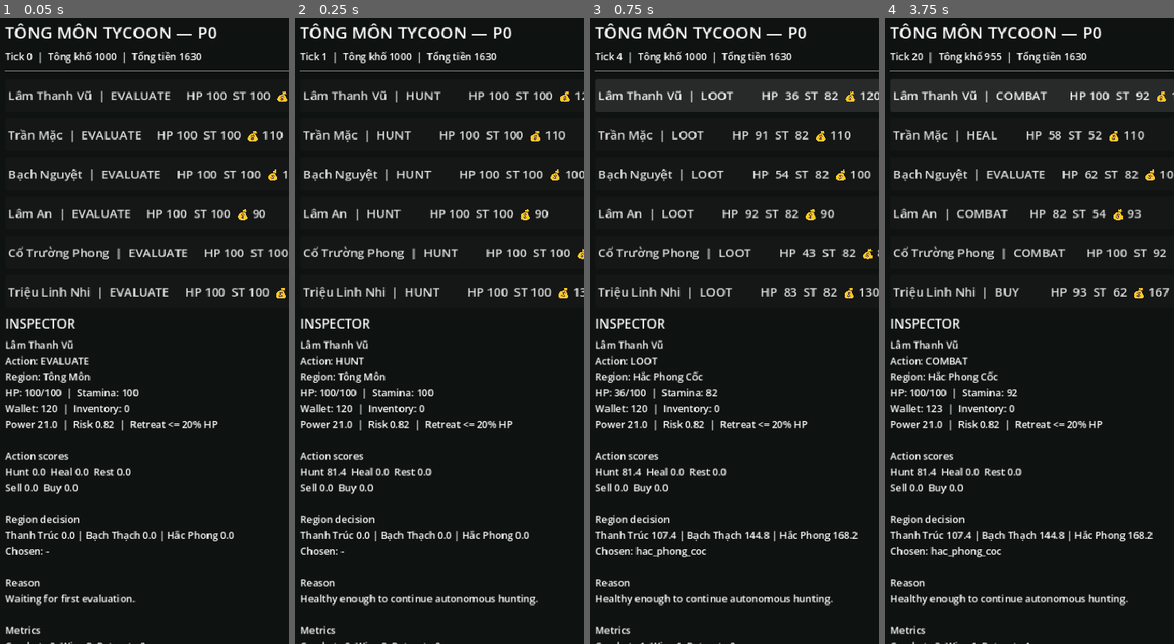
Above: before the commit, frames 1-4 (left to right).
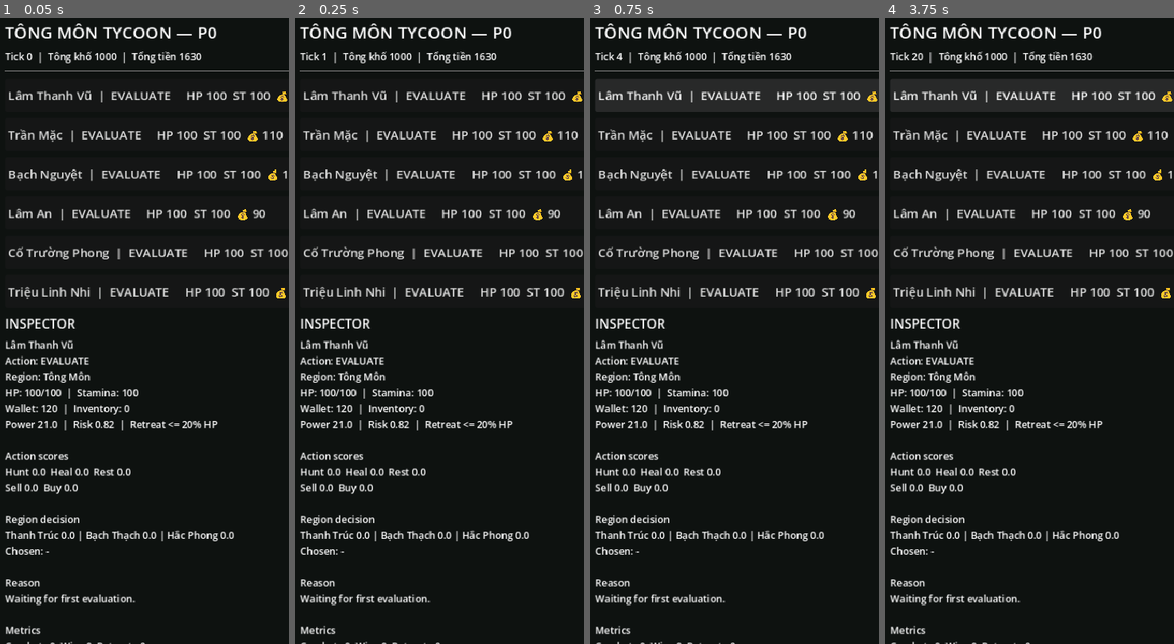
Above: after the commit, the same moments.

Repository: vuanhtuan161094-byte/TongMonBaDao
Game: Godot game, scene res://scenes/p0/p0_sandbox.tscn
Same seed, same stepped clock (60 frames per second), same inputs: the game is played once before the commit and once after it.
Inputs (mouse positions are in pixels of both pictures, inside the frame that each line leads up to):
- Up to frame 1 (0.05 s): no input
- Up to frame 2 (0.25 s): no input
- Up to frame 3 (0.75 s): click (751, 93) at 0.5 s, where only the run before the commit has a clickable "Lâm Thanh Vũ | TRAVEL HP 100 …"
- Up to frame 4 (3.75 s): click (1041, 93) at 1.25 s, where only the run before the commit has a clickable "Lâm Thanh Vũ | HUNT HP 36 ST …"; click (1035, 93) at 2 s, where only the run before the commit has a clickable "Lâm Thanh Vũ | HEAL HP 10 ST …"; click (1052, 93) at 2.75 s, where only the run before the commit has a clickable "Lâm Thanh Vũ | EVALUATE HP 10…"; click (1046, 93) at 3.5 s, where only the run before the commit has a clickable "Lâm Thanh Vũ | TRAVEL HP 100 …"

Frame 1 is identical in both runs. In frame 2, 4.7% of the frame differs, in the area x 1-100%, y 11-94%; in frame 3, 5.9%, in the area x 1-100%, y 11-100%; in frame 4, 5.5%.
Error after the commit: Invalid access to property or key 'p1_organization_enabled' on a base object of type 'RefCounted (SimulationState)'. (res://src/simulation/ai/decision_system.g…

Commit message:
feat: connect P1.5 organization to decisions

Diff:
--- a/godot/src/simulation/ai/decision_system.gd
+++ b/godot/src/simulation/ai/decision_system.gd
@@ -6,6 +6,7 @@
 
 var relationship_system := RelationshipSystem.new()
 var memory_system := MemorySystem.new()
+var organization_system := OrganizationSystem.new()
 
 func evaluate(state: SimulationState, disciple: DiscipleState) -> Dictionary:
 	var hp_ratio := disciple.hp / maxf(disciple.max_hp, 1.0)
@@ -28,6 +29,8 @@
 
 	if state.p1_goal_personality_enabled:
 		_apply_goal_modifiers(scores, disciple.active_goal)
+	if state.p1_organization_enabled:
+		organization_system.apply_action_role_modifiers(state, disciple, scores)
 
 	var chosen: StringName = &"HUNT"
 	var reason := "Healthy enough to continue autonomous hunting."
@@ -60,7 +63,10 @@
 			reason = "Returned with loot to liquidate."
 		elif state.p1_goal_personality_enabled:
 			chosen = _choose_p1_sect_action(scores, disciple)
-			reason = "P1.1 utility choice shaped by personality goal %s." % str(disciple.active_goal)
+			if state.p1_organization_enabled:
+				reason = "Utility choice shaped by goal plus assigned organizational role."
+			else:
+				reason = "P1.1 utility choice shaped by personality goal %s." % str(disciple.active_goal)
 		elif disciple.stamina < 78.0 and disciple.wallet >= EconomySystem.SUPPLY_FEE and buy_score >= 10.0:
 			chosen = &"BUY"
 			reason = "Behavior profile accepts buying recovery supplies."
@@ -74,6 +80,10 @@
 		"personality_id": str(disciple.personality_id),
 		"active_goal": str(disciple.active_goal)
 	}
+	if state.p1_organization_enabled:
+		result["organization_role"] = str(organization_system.role_for_disciple(state, disciple.id))
+		var team := organization_system.team_for_disciple(state, disciple.id)
+		result["team_id"] = str(team.id) if team != null else ""
 	disciple.last_decision = result.duplicate(true)
 	return result
 
@@ -83,6 +93,7 @@
 	var region_scores: Dictionary = {}
 	var social_scores: Dictionary = {}
 	var memory_scores: Dictionary = {}
+	var organization_scores: Dictionary = {}
 
 	for region_value in state.regions.values():
 		var region: RegionState = region_value
@@ -104,9 +115,15 @@
 			memory_modifier = memory_system.region_memory_modifier(state, disciple, region.id)
 			score += memory_modifier
 
+		var organization_modifier := 0.0
+		if state.p1_organization_enabled:
+			organization_modifier = organization_system.region_organization_modifier(state, disciple, region)
+			score += organization_modifier
+
 		region_scores[str(region.id)] = score
 		social_scores[str(region.id)] = social_modifier
 		memory_scores[str(region.id)] = memory_modifier
+		organization_scores[str(region.id)] = organization_modifier
 
 		if score > best_score:
 			best_score = score
@@ -116,8 +133,12 @@
 	disciple.last_decision["social_region_scores"] = social_scores
 	if state.p1_memory_enabled:
 		disciple.last_decision["memory_region_scores"] = memory_scores
+	if state.p1_organization_enabled:
+		disciple.last_decision["organization_region_scores"] = organization_scores
 	disciple.last_decision["chosen_region"] = str(best_id)
-	if state.p1_memory_enabled:
+	if state.p1_organization_enabled:
+		disciple.last_decision["region_reason"] = "Profit, risk, power, goal, relationships, memory, role, and team leadership."
+	elif state.p1_memory_enabled:
 		disciple.last_decision["region_reason"] = "Profit, risk, power, goal, relationships, and consequential memory."
 	elif state.p1_relationships_enabled:
 		disciple.last_decision["region_reason"] = "Profit, risk, power, goal, and sparse relationship influence."
